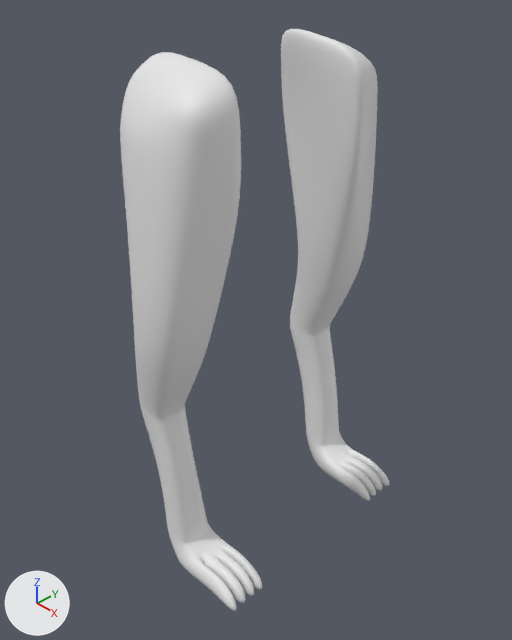
A saved change to the Blender file Assets/Assets Blender/Fantastic Creature.blend.
Camera for both pictures: a camera (50 mm lens) standing at (2.6, -2.52, 0.91) and looking at (0.04, -0.07, -1.3). Arrows for +X, +Y and +Z are at lower left; the lights stay in place. The same objects are shown in both versions, whatever each file hides.

Names of what the first picture shows: 'Front Paws'.
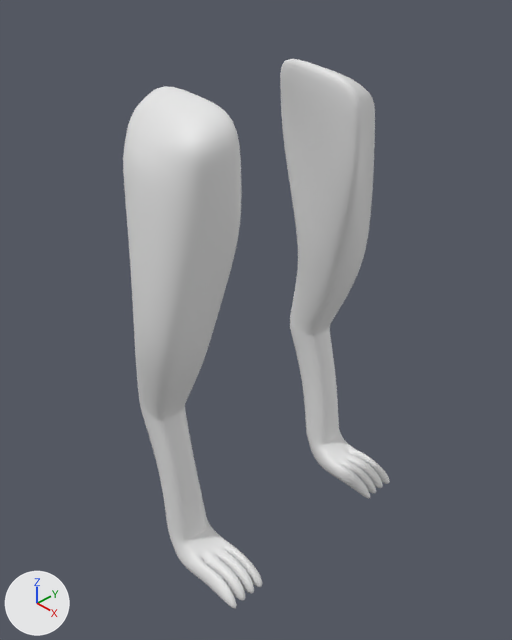
Pixel boxes [x1, y1, x2, y2] of what changed, in the pictures (512 x 640 px; the box of a moved part takes in the faces that stretch with it):
'Front Paws', reshaped: before [120, 29, 389, 611]; after [123, 59, 390, 609]
part 1 of me_cube_003, moved or reshaped: before [126, 29, 364, 145]; after [130, 59, 362, 176]
part 2 of me_cube_003, moved or reshaped: before [120, 53, 378, 194]; after [123, 78, 375, 221]
part 3 of me_cube_003, moved or reshaped: before [165, 67, 378, 318]; after [166, 94, 375, 325]

What the commit changed:
me_cube_003 has 236 vertices, 233 faces and spans x -0.37..0.61, y 0.37..0.86, z -2.86..0.26.
me_cube_003 is used by ob_front_paws; location (0.0, 0.0, 0.0).
me_cube_003 part 1: all 6 vertices in x -0.32..0.28, y 0.37..0.53, z 0.2..0.26 are moved by (0.0, 0.0, -0.16).
me_cube_003 part 2: all 27 vertices in x -0.36..0.31, y 0.38..0.75, z -0.25..0.18 are moved by (0.0, 0.0, -0.15).
me_cube_003 part 3: all 6 vertices in x -0.37..0.32, y 0.38..0.62, z -0.42..-0.27 are moved by (0.0, 0.0, -0.14).
